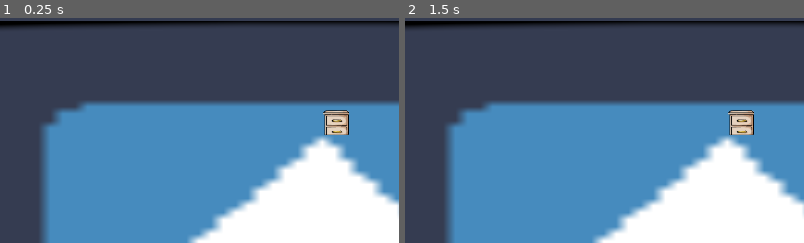
Above: before the commit, frames 1-2 (left to right).
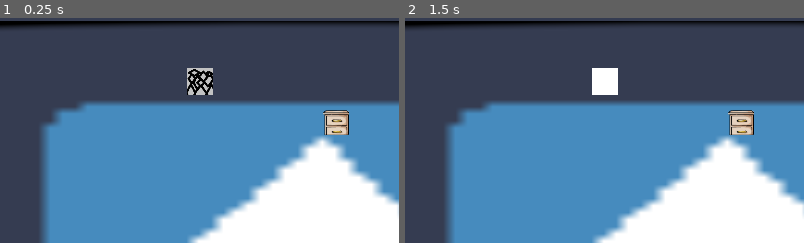
Above: after the commit, the same moments.

Repository: GaEsRaRe/UPCGameJam2018
Game: Godot game, scene res://Scenes/another.tscn
The game is run twice, just before and just after one commit, with the same random seed, the same clock (stepped at 60 frames per second) and the same inputs. This scene is started directly instead of the project's main scene. The engine's default icon, where the game draws it, is replaced by a stand-in: a white triangle on a blue panel in a dark square.
Inputs:
- Up to frame 1 (0.25 s): no input
- Up to frame 2 (1.5 s): tap Enter at 0.5 s; hold Right (ui_right) from 0.53 s (still down); tap Up (ui_up) at 0.77 s; tap Space at 1.25 s
The pictures show only the part of the screen within x 10-60%, y 0-50%; the shares and areas given below are measured in that part.

The runs differ from the first frame. In frame 1, 0.8% of the frame differs, in the area x 46-54%, y 22-35%; in frame 2, 0.8%.

Commit message:
Spike by time

Diff:
--- a/Scenes/1-7.tscn
+++ b/Scenes/1-7.tscn
@@ -11,7 +11,7 @@
 [ext_resource path="res://Assets/Screen.tscn" type="PackedScene" id=9]
 [ext_resource path="res://Assets/Box.tscn" type="PackedScene" id=10]
 
-[node name="0-0" type="Node2D" index="0"]
+[node name="0-0" type="Node2D"]
 
 position = Vector2( 0, 64 )
 
--- /dev/null
+++ b/Scenes/SpikeByTime.gd
@@ -0,0 +1,47 @@
+extends Area2D
+
+# class member variables go here, for example:
+# var a = 2
+# var b = "textvar"
+export var timeEnabled = 0
+export var timeDisabled = 0
+onready var timer = get_node("Timer")
+onready var faseTimer = get_node("faseTimer")
+onready var sprite = get_node("Sprite")
+
+var isEnabled = true
+var disabledTexture = preload("res://Sprites/SimpleSprite.png")
+var enabledTexture = preload("res://spikes.png")
+
+func _ready():
+	timer.wait_time = timeEnabled
+	faseTimer.wait_time = timeDisabled
+	# Called when the node is added to the scene for the first time.
+	# Initialization here
+	pass
+
+#func _process(delta):
+#	# Called every frame. Delta is time since last frame.
+#	# Update game logic here.
+#	pass
+
+func _on_Timer_timeout():
+	sprite.texture = disabledTexture
+	isEnabled = not isEnabled
+	faseTimer.wait_time = timeDisabled
+	faseTimer.start()
+	pass # replace with function body
+
+
+func _on_faseTimer_timeout():
+	sprite.texture = enabledTexture
+	isEnabled = not isEnabled
+	timer.wait_time = timeEnabled
+	timer.start()
+	pass # replace with function body
+
+
+func _on_SpikeByTime_body_entered(body):
+	if body.is_in_group("Player") and isEnabled:
+		get_tree().reload_current_scene()
+	pass # replace with function body
--- /dev/null
+++ b/Scenes/SpikeByTime.tscn
@@ -0,0 +1,57 @@
+[gd_scene load_steps=4 format=2]
+
+[ext_resource path="res://Scenes/SpikeByTime.gd" type="Script" id=1]
+[ext_resource path="res://spikes.png" type="Texture" id=2]
+
+[sub_resource type="RectangleShape2D" id=4]
+
+custom_solver_bias = 0.0
+extents = Vector2( 32, 10 )
+
+[node name="SpikeByTime" type="Area2D"]
+
+position = Vector2( 192, -128 )
+input_pickable = true
+gravity_vec = Vector2( 0, 1 )
+gravity = 98.0
+linear_damp = 0.1
+angular_damp = 1.0
+audio_bus_override = false
+audio_bus_name = "Master"
+script = ExtResource( 1 )
+_sections_unfolded = [ "Collision", "Transform" ]
+timeEnabled = 3
+timeDisabled = 2
+
+[node name="CollisionShape2D" type="CollisionShape2D" parent="." index="0"]
+
+position = Vector2( 32, 32 )
+scale = Vector2( 0.914286, 2.46154 )
+shape = SubResource( 4 )
+_sections_unfolded = [ "Transform" ]
+
+[node name="Sprite" type="Sprite" parent="." index="1"]
+
+position = Vector2( 32, 32 )
+texture = ExtResource( 2 )
+_sections_unfolded = [ "Transform" ]
+
+[node name="Timer" type="Timer" parent="." index="2"]
+
+process_mode = 1
+wait_time = 1.0
+one_shot = true
+autostart = true
+
+[node name="faseTimer" type="Timer" parent="." index="3"]
+
+process_mode = 1
+wait_time = 1.0
+one_shot = true
+autostart = false
+
+[connection signal="body_entered" from="." to="." method="_on_SpikeByTime_body_entered"]
+
+[connection signal="timeout" from="Timer" to="." method="_on_Timer_timeout"]
+
+[connection signal="timeout" from="faseTimer" to="." method="_on_faseTimer_timeout"]
--- a/Scenes/another.tscn
+++ b/Scenes/another.tscn
@@ -14,6 +14,7 @@
 [ext_resource path="res://Assets/Player.tscn" type="PackedScene" id=12]
 [ext_resource path="res://Assets/Screen.tscn" type="PackedScene" id=13]
 [ext_resource path="res://Assets/Box.tscn" type="PackedScene" id=14]
+[ext_resource path="res://Scenes/SpikeByTime.tscn" type="PackedScene" id=15]
 
 [sub_resource type="Shader" id=1]
 
@@ -180,18 +181,9 @@
 
 position = Vector2( 518.809, -29.2212 )
 
-[node name="SpikeByTime" type="Area2D" parent="." index="11"]
-
-input_pickable = true
-gravity_vec = Vector2( 0, 1 )
-gravity = 98.0
-linear_damp = 0.1
-angular_damp = 1.0
-audio_bus_override = false
-audio_bus_name = "Master"
-
-[node name="CollisionShape2D" type="CollisionShape2D" parent="SpikeByTime" index="0"]
-
-[node name="Sprite" type="Sprite" parent="SpikeByTime" index="1"]
+[node name="SpikeByTime" parent="." index="11" instance=ExtResource( 15 )]
 
 [connection signal="body_entered" from="Door-switch/switch" to="Door-switch" method="_on_switch_body_entered"]
+
+
+[editable path="Spike"]
Not shown: 1 places in Scenes/another.tscn that only renumber resources
